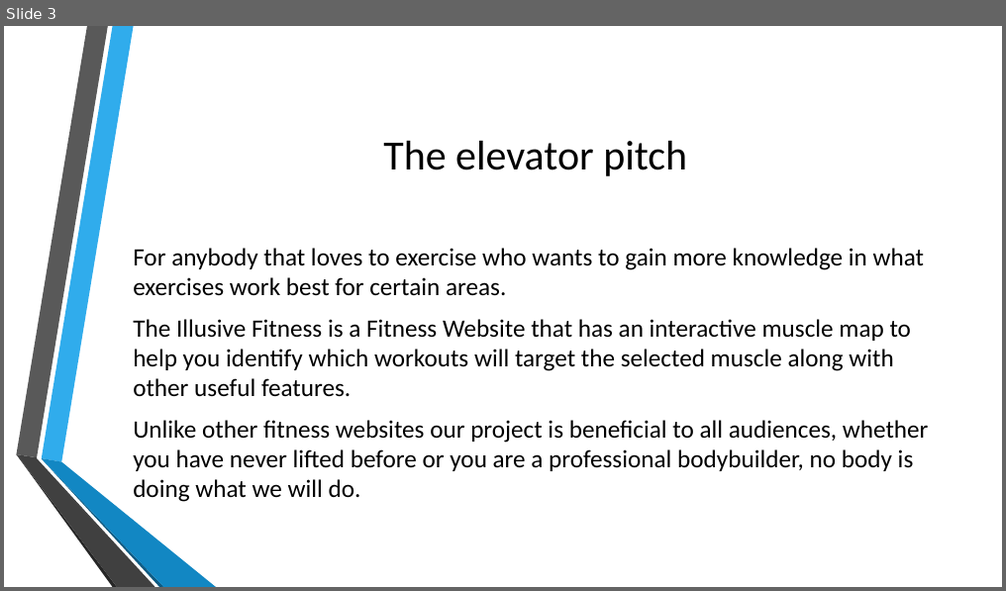
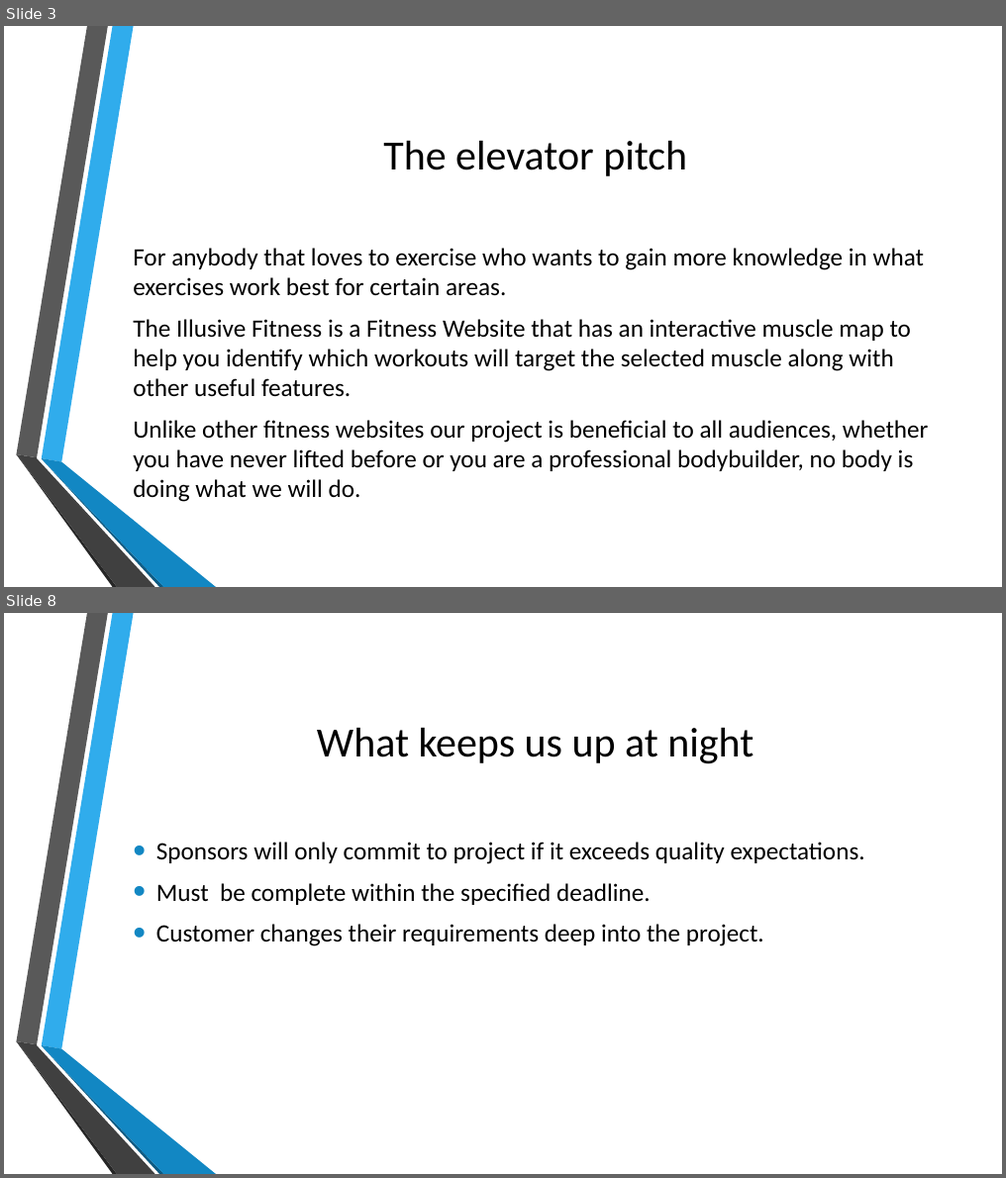
Before and after one commit to PatrickMurray78/Illusive-Fitness, a slide deck: Illusive Fitness.pptx. Shown one above the other, each under a label of ours: slide 3 before the commit, slides 3 and 8 after it; the slides between them are not shown. The pictures are 1006x591 and 1006x1178 pixels, drawn with LibreOffice and Linux fonts; fonts in the diff are those of the drawing; background and template pictures are left out. Boxes give left, top, right and bottom in pixels: in the first picture for what was removed or moved away, otherwise in the second. Text is boxed around its words. In the diff, an @@ line names an element or a change of style, - is before the commit and + after.

```diff
--- a/Illusive Fitness.pptx
+++ b/Illusive Fitness.pptx
@@ slide 8 added at (4, 613, 1002, 1174), background picture (left out); not listed: 6 template elements that a slide beside it also shows @@
@@ title added at (317, 728, 753, 764), 40 pt, text #000000 @@
+What keeps us up at night
@@ text added at (156, 842, 865, 947), 24 pt, text #000000 @@
+• Sponsors will only commit to project if it exceeds quality expectations.
+• Must be complete within the specified deadline.
+• Customer changes their requirements deep into the project.
```
Also in this commit, not shown: 8 other slides added.
